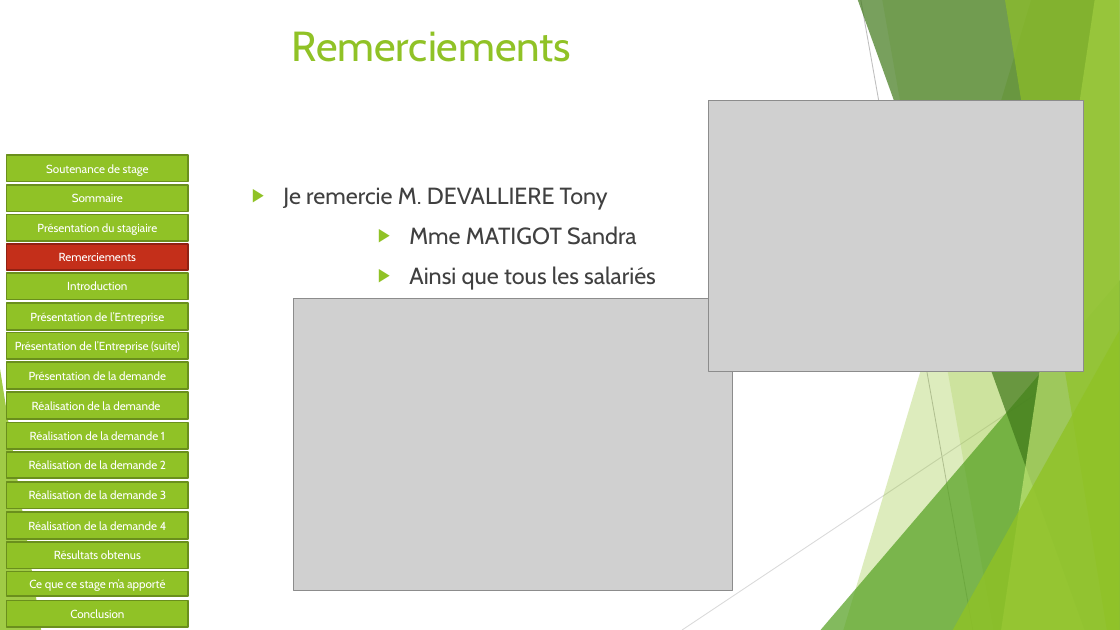
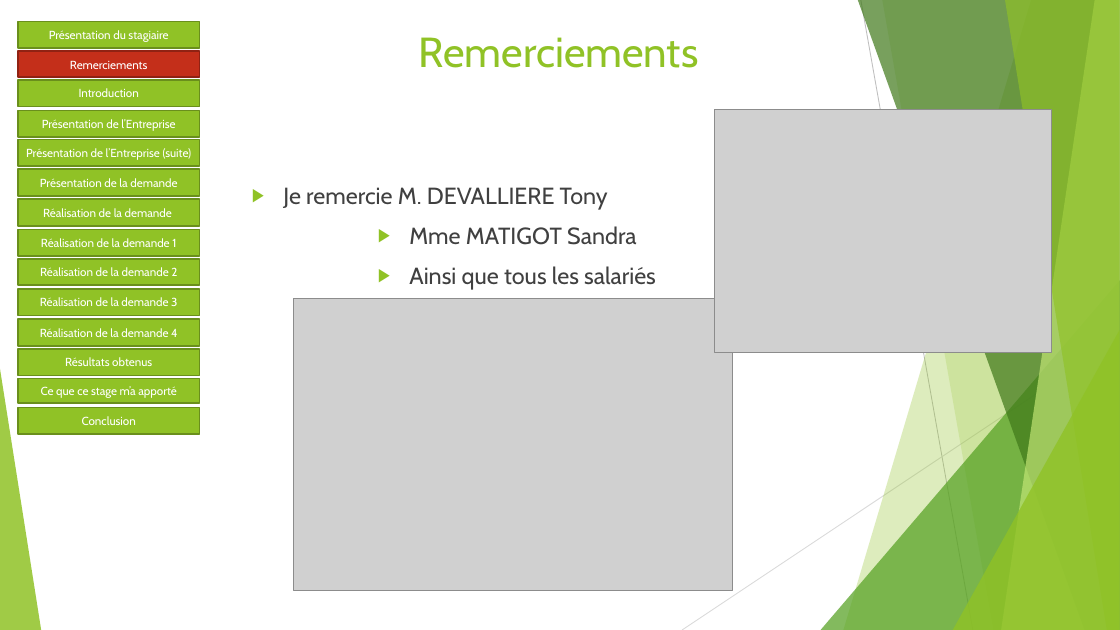
Before and after one commit to Sophie36/LASERSTORE, a slide deck: slide 4 of SOUTENANCE/Soutenance de stage.pptx. Drawn at 1120x630 pixels with LibreOffice and Linux fonts; fonts in the diff are those of the drawing; grey boxes stand for pictures. Boxes give left, top, right and bottom in pixels: in the first picture for what was removed or moved away, otherwise in the second. Text is boxed around its words. In the diff, an @@ line names an element or a change of style, - is before the commit and + after.

```diff
--- a/SOUTENANCE/Soutenance de stage.pptx
+++ b/SOUTENANCE/Soutenance de stage.pptx
@@ 3 rectangles: place and size @@
-3 rectangles at box(7, 214, 188, 597)
+3 rectangles at box(18, 22, 199, 404)
@@ title "Remerciements": place and size @@
-title "Remerciements" at box(292, 31, 572, 62)
+title "Remerciements" at box(419, 37, 699, 68)
@@ 11 rectangles: place and size @@
-11 rectangles at box(7, 245, 188, 628)
+11 rectangles at box(18, 51, 199, 434)
@@ picture: place and size @@
-picture at box(708, 101, 1083, 372)
+picture at box(714, 109, 1051, 353)
@@ rectangle removed at box(7, 155, 188, 182) @@
-Soutenance de stage
@@ rectangle removed at box(7, 185, 188, 212) @@
-Sommaire
```
Also in this commit, not shown: 15 other slides changed.
